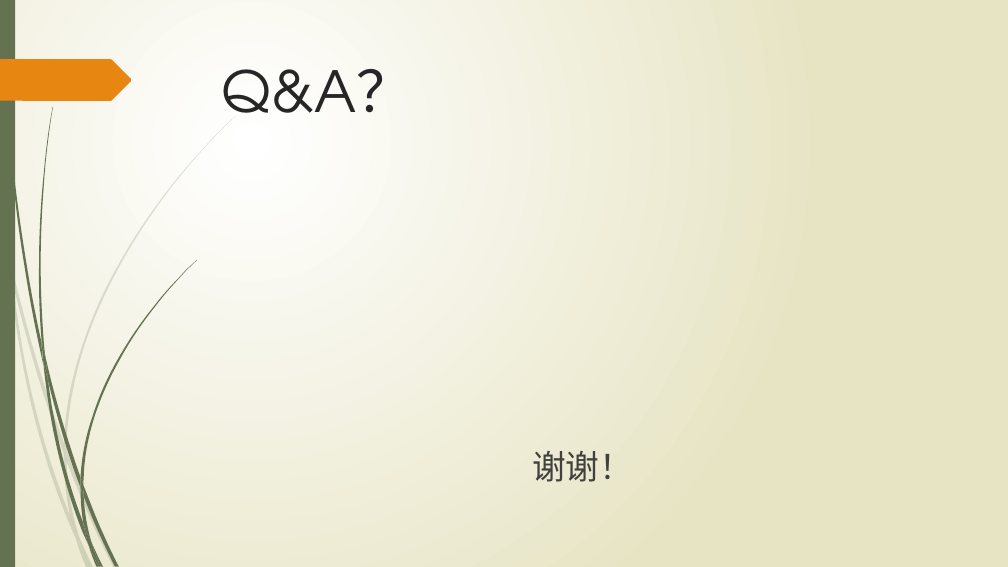
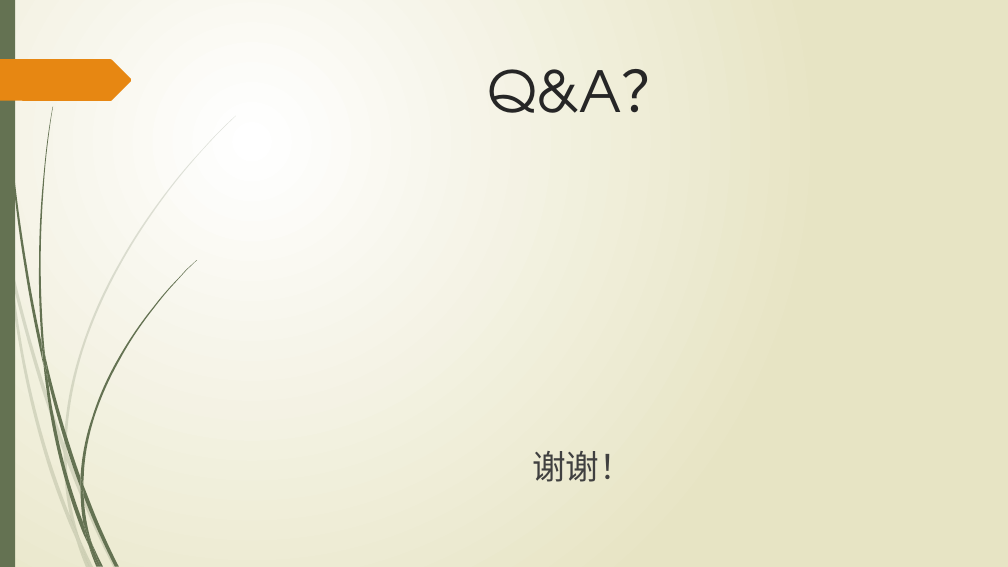
Before and after one commit to wangweihui/sassdemo, a slide deck: slide 11 of SASS愈行愈远.pptx. Drawn at 1008x567 pixels with LibreOffice and Linux fonts; fonts in the diff are those of the drawing. Boxes give left, top, right and bottom in pixels: in the first picture for what was removed or moved away, otherwise in the second. Text is boxed around its words. In the diff, an @@ line names an element or a change of style, - is before the commit and + after.

```diff
--- a/SASS愈行愈远.pptx
+++ b/SASS愈行愈远.pptx
@@ title "Q&A？" at <box>487,69,678,113</box>: alignment left to centre @@
```
Also in this commit, not shown: 1 other slide changed, 2 other files.
